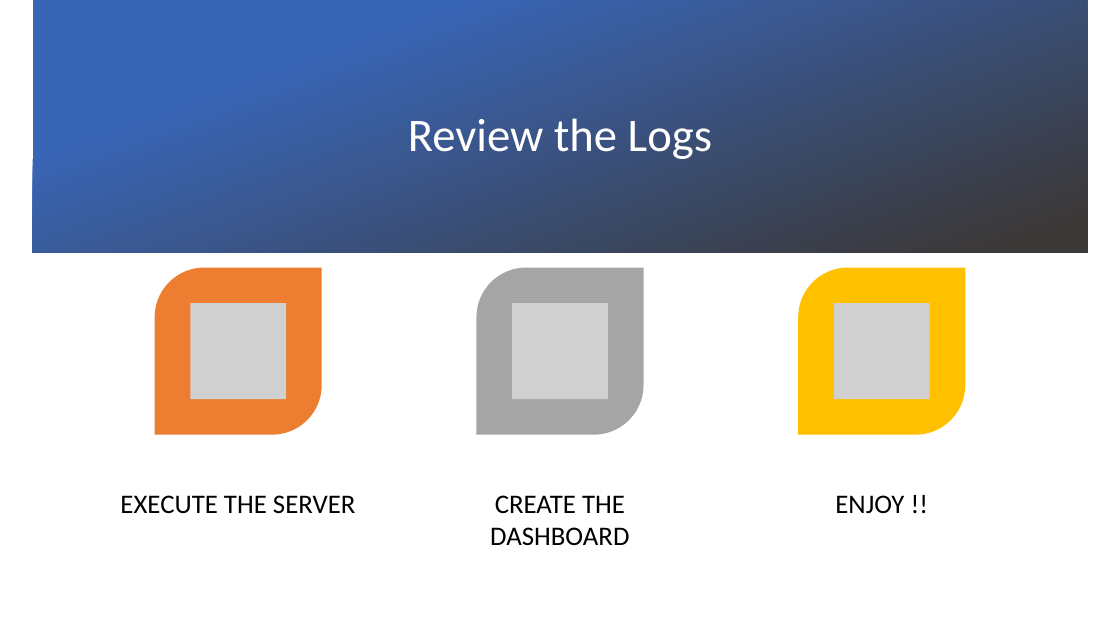
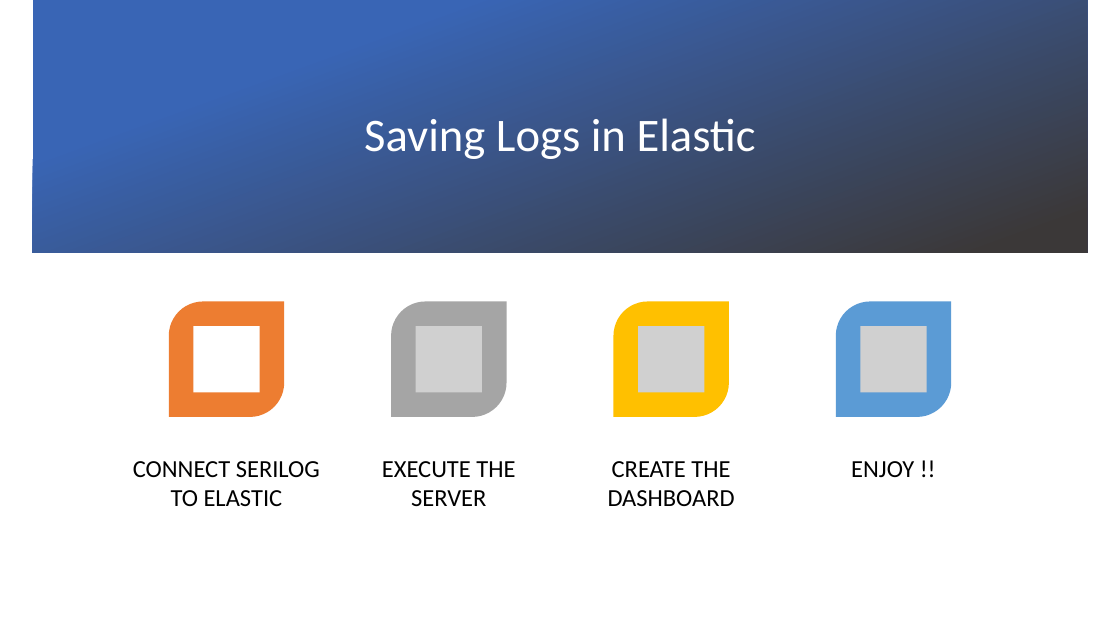
Before and after one commit to Davidfcr/LoggerWorkShop, a slide deck: slide 6 of Logging with Serilog+Elastichsearch+Kibana.pptx. Drawn at 1120x630 pixels with LibreOffice and Linux fonts; fonts in the diff are those of the drawing; grey boxes stand for pictures; background and template pictures are left out. Boxes give left, top, right and bottom in pixels: in the first picture for what was removed or moved away, otherwise in the second. Text is boxed around its words. In the diff, an @@ line names an element or a change of style, - is before the commit and + after.

```diff
--- a/Logging with Serilog+Elastichsearch+Kibana.pptx
+++ b/Logging with Serilog+Elastichsearch+Kibana.pptx
@@ title at <box>364,118,756,159</box>: text changed @@
-Review the Logs
+Saving Logs in Elastic
@@ round diag rect: place and size @@
-round diag rect at <box>155,268,322,435</box>
+round diag rect at <box>169,302,284,417</box>
@@ picture removed at <box>191,303,287,399</box> @@
@@ round diag rect: place and size @@
-round diag rect at <box>476,268,644,435</box>
+round diag rect at <box>392,302,507,417</box>
@@ picture removed at <box>513,303,608,399</box> @@
@@ group added at <box>133,302,728,506</box>: 2 pictures, 1 rectangle, 1 text, 1 round diag rect @@
+CONNECT SERILOG TO ELASTIC
@@ round diag rect: place and size @@
-round diag rect at <box>798,268,965,435</box>
+round diag rect at <box>836,302,951,417</box>
@@ round diag rect at <box>836,302,951,417</box>: fill #FFC000 to #5B9BD5 @@
@@ picture: place and size @@
-picture at <box>834,303,930,399</box>
+picture at <box>860,326,927,392</box>
@@ size 23 to 21 pt in 3 elements at <box>851,461,914,477</box>, <box>608,461,735,506</box>, <box>382,461,515,506</box> @@
@@ text "EXECUTE THE SERVER": place and size @@
-text "EXECUTE THE SERVER" at <box>120,495,355,514</box>
+text "EXECUTE THE SERVER" at <box>382,461,515,506</box>
@@ text "CREATE THE DASHBOARD": place and size @@
-text "CREATE THE DASHBOARD" at <box>490,495,629,546</box>
+text "CREATE THE DASHBOARD" at <box>608,461,735,506</box>
@@ text "ENJOY !!": place and size @@
-text "ENJOY !!" at <box>835,495,904,513</box>
+text "ENJOY !!" at <box>851,461,914,477</box>
```
Also in this commit, not shown: 3 other slides changed, 1 other file.
